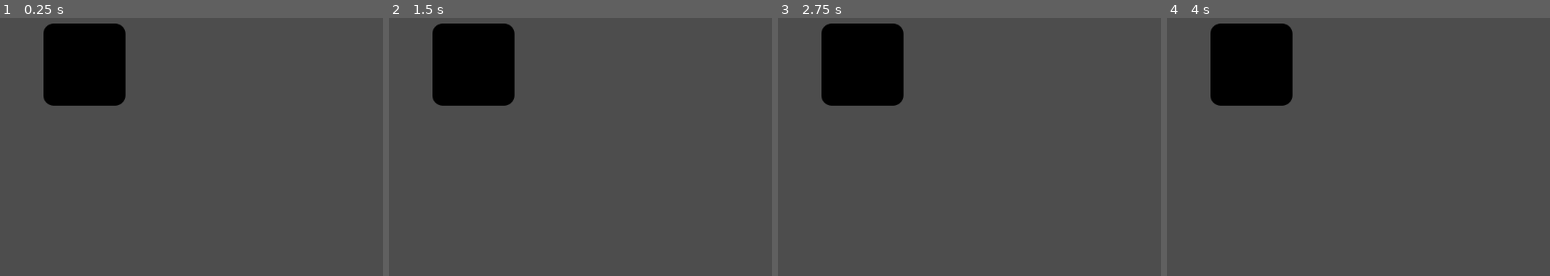
Above: before the commit, frames 1-4 (left to right).
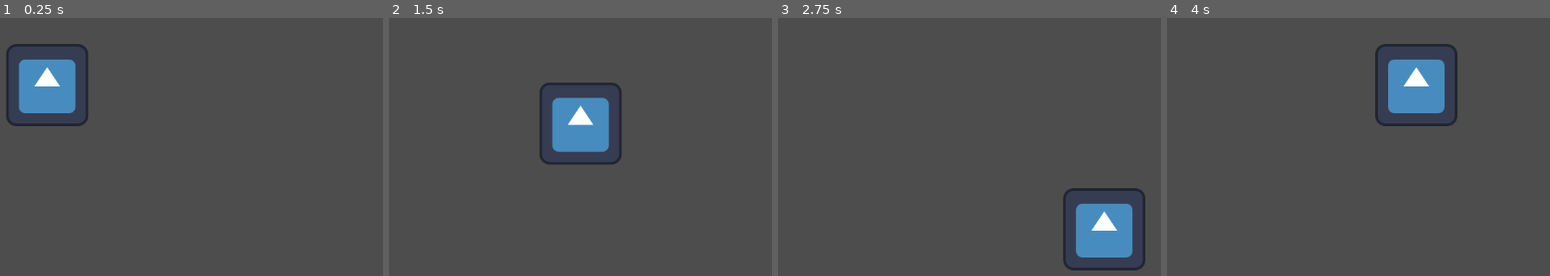
Above: after the commit, the same moments.

Repository: youssef1234-eng/projectlmla7
Game: Godot game, scene res://icon.tscn
The game is run twice, just before and just after one commit, with the same random seed, the same clock (stepped at 60 frames per second) and the same inputs. The project has no main scene, so this scene is started directly. The engine's default icon, where the game draws it, is replaced by a stand-in: a white triangle on a blue panel in a dark square.
Inputs:
- Up to frame 1 (0.25 s): no input
- Up to frame 2 (1.5 s): tap Enter at 0.5 s; hold D (right, bound only after the commit) 0.53-1.28 s; hold S (down, bound only after the commit) from 1.28 s (still down)
- Up to frame 3 (2.75 s): release S (down, bound only after the commit) at 2.03 s; hold D (right, bound only after the commit) from 2.03 s (still down)
- Up to frame 4 (4 s): release D (right, bound only after the commit) at 2.78 s; hold W (up, bound only after the commit) 2.78-3.53 s; hold A (left, bound only after the commit) from 3.53 s (still down)

The runs differ from the first frame. In frame 1, 8.9% of the frame differs, in the area x 1-33%, y 2-42%; in frame 2, 11%, in the area x 11-61%, y 2-57%; in frame 3, 11%; in frame 4, 11%.

Commit message:
bdel thakom

Diff:
--- /dev/null
+++ b/icon.gd
@@ -0,0 +1,34 @@
+extends CharacterBody2D
+
+
+var speed = 300
+
+
+func _physics_process(delta: float) -> void:
+
+
+	if Input.is_action_pressed("left"):
+		velocity.x = - speed
+
+	elif Input.is_action_pressed("right"):
+		velocity.x = speed
+
+	else:
+		velocity.x = 0
+
+	if Input.is_action_pressed("up"):
+		velocity.y = - speed
+
+	elif Input.is_action_pressed("down"):
+		velocity.y = speed
+
+	else:
+		velocity.y = 0
+
+
+
+
+
+
+
+	move_and_slide()
--- a/icon.tscn
+++ b/icon.tscn
@@ -1,8 +1,17 @@
-[gd_scene load_steps=2 format=3 uid="uid://bx6u57mgykfji"]
+[gd_scene load_steps=4 format=3 uid="uid://bx6u57mgykfji"]
 
+[ext_resource type="Script" uid="uid://bwndkttdepteb" path="res://icon.gd" id="1_hqyvl"]
 [ext_resource type="Texture2D" uid="uid://dtu04ocr470rm" path="res://icon.svg" id="1_tr34o"]
 
-[node name="Icon" type="Sprite2D"]
-modulate = Color(0, 0, 0, 1)
-position = Vector2(616, 282)
+[sub_resource type="RectangleShape2D" id="RectangleShape2D_tr34o"]
+
+[node name="player" type="CharacterBody2D"]
+position = Vector2(558, 314)
+script = ExtResource("1_hqyvl")
+
+[node name="Sprite2D" type="Sprite2D" parent="."]
 texture = ExtResource("1_tr34o")
+
+[node name="CollisionShape2D" type="CollisionShape2D" parent="."]
+scale = Vector2(6.36792, 6.36792)
+shape = SubResource("RectangleShape2D_tr34o")
--- a/project.godot
+++ b/project.godot
@@ -13,3 +13,26 @@
 config/name="simox_vs_youssef"
 config/features=PackedStringArray("4.4", "Forward Plus")
 config/icon="res://icon.svg"
+
+[input]
+
+left={
+"deadzone": 0.2,
+"events": [Object(InputEventKey,"resource_local_to_scene":false,"resource_name":"","device":-1,"window_id":0,"alt_pressed":false,"shift_pressed":false,"ctrl_pressed":false,"meta_pressed":false,"pressed":false,"keycode":0,"physical_keycode":65,"key_label":0,"unicode":97,"location":0,"echo":false,"script":null)
+]
+}
+right={
+"deadzone": 0.2,
+"events": [Object(InputEventKey,"resource_local_to_scene":false,"resource_name":"","device":-1,"window_id":0,"alt_pressed":false,"shift_pressed":false,"ctrl_pressed":false,"meta_pressed":false,"pressed":false,"keycode":0,"physical_keycode":68,"key_label":0,"unicode":100,"location":0,"echo":false,"script":null)
+]
+}
+down={
+"deadzone": 0.2,
+"events": [Object(InputEventKey,"resource_local_to_scene":false,"resource_name":"","device":-1,"window_id":0,"alt_pressed":false,"shift_pressed":false,"ctrl_pressed":false,"meta_pressed":false,"pressed":false,"keycode":0,"physical_keycode":83,"key_label":0,"unicode":115,"location":0,"echo":false,"script":null)
+]
+}
+up={
+"deadzone": 0.2,
+"events": [Object(InputEventKey,"resource_local_to_scene":false,"resource_name":"","device":-1,"window_id":0,"alt_pressed":false,"shift_pressed":false,"ctrl_pressed":false,"meta_pressed":false,"pressed":false,"keycode":0,"physical_keycode":87,"key_label":0,"unicode":119,"location":0,"echo":false,"script":null)
+]
+}
Not shown, added: icon.gd.uid
